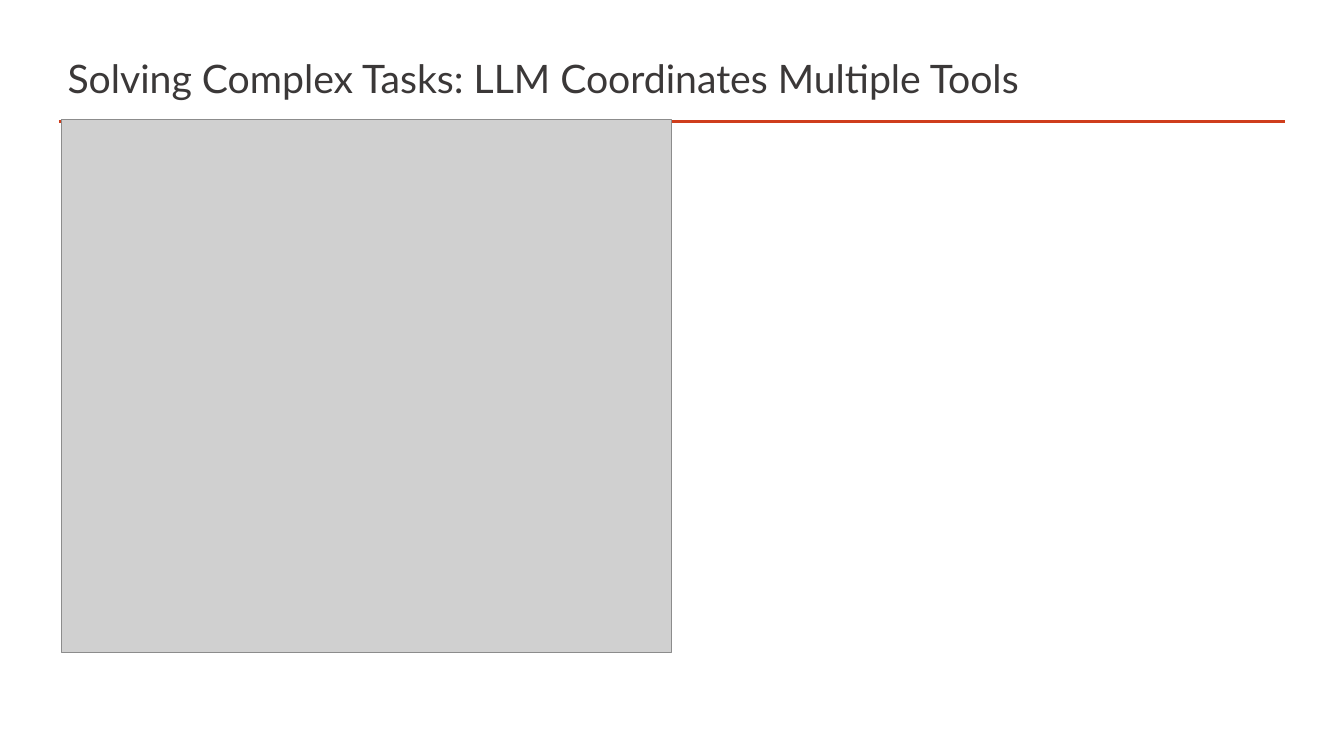
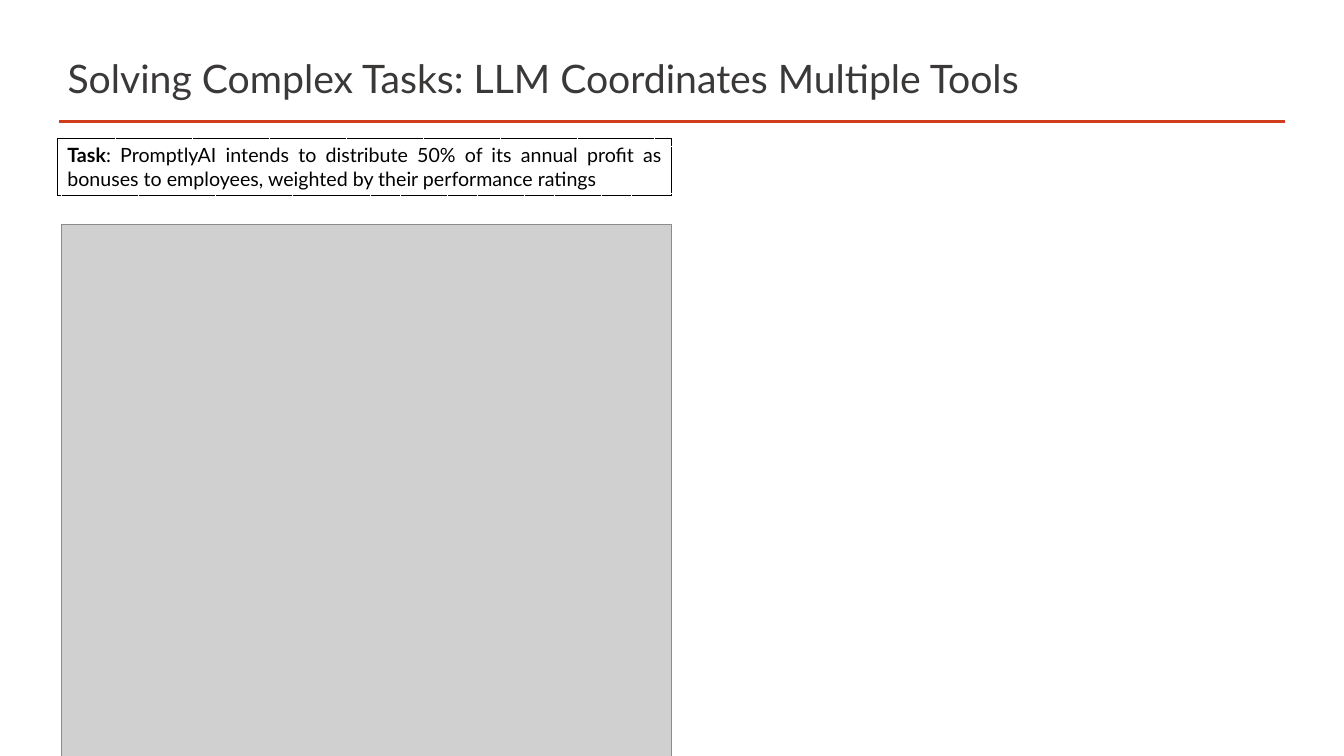
Before and after one commit to bhagavansprasad/OneMinVideos, a slide deck: slide 20 of 01-FunTools/01-FunTools.pptx. Drawn at 1344x756 pixels with LibreOffice and Linux fonts; fonts in the diff are those of the drawing; grey boxes stand for pictures. Boxes give left, top, right and bottom in pixels: in the first picture for what was removed or moved away, otherwise in the second. Text is boxed around its words. In the diff, an @@ line names an element or a change of style, - is before the commit and + after.

```diff
--- a/01-FunTools/01-FunTools.pptx
+++ b/01-FunTools/01-FunTools.pptx
@@ rectangle added at [57,138,673,196], outline #000000 0.75 pt dashed, 14 pt, text #000000 @@
+Task: PromptlyAI intends to distribute 50% of its annual profit as bonuses to employees, weighted by their performance ratings
@@ picture: place and size @@
-picture at [62,120,671,652]
+picture at [62,225,671,756]
```
Also in this commit, not shown: 3 other slides changed.
